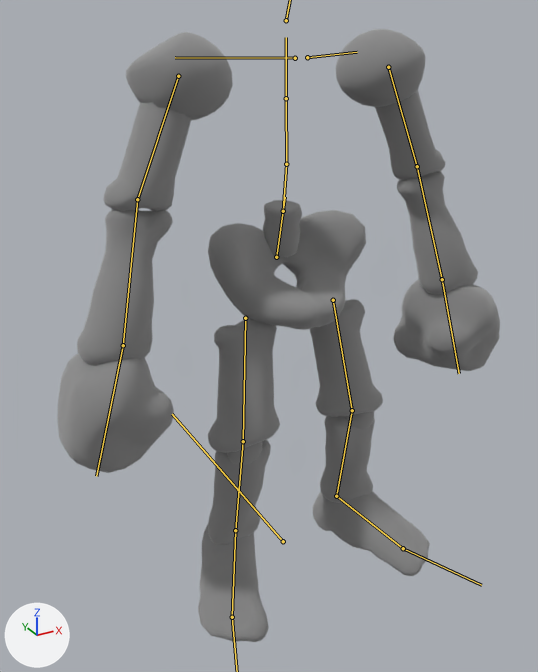
The FBX model Assets/_______PROJECT______/Models/Skeleton/Skull_Chara.fbx as it was, and as the next commit left it.
One viewpoint serves both versions: a 50 mm lens placed at (-0.793, -1.364, 1.281), pointed at (-0.065, -0.04, 0.619). Arrows for +X, +Y and +Z are at lower left; the lights stay in place. The bones that bend it are drawn over the model as lines.

Objects in the first picture: 'Body_LP'.
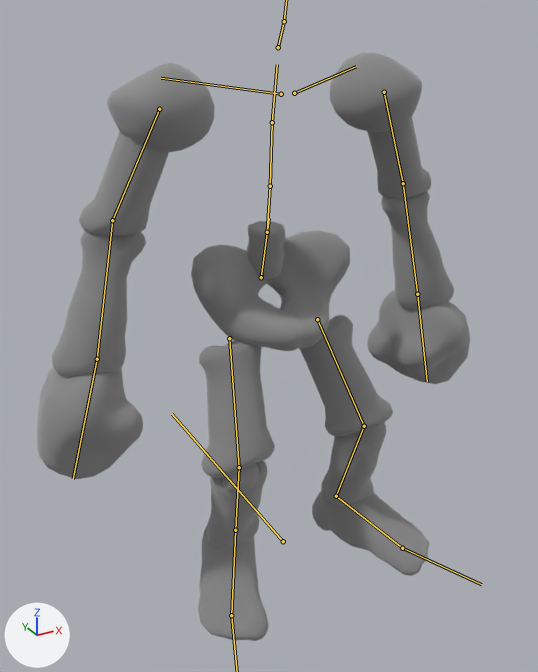
The newer file adds an action. The first version stands in its rest pose; the second is drawn at frame 10 of the action 'rig|Chara_Tpose'.

What differs and where, as boxes [x1, y1, x2, y2] in the pictures (538 x 672 px):
'Body_LP', posed: before [57, 29, 500, 642]; after [37, 53, 470, 641]
bone 'DEF-spine', root to tip: before (276, 257) to (285, 197); after (261, 277) to (269, 218)
bone 'DEF-spine.002', root to tip: before (286, 164) to (286, 98); after (270, 186) to (272, 122)
bone 'DEF-spine.003', root to tip: before (286, 98) to (286, 37); after (272, 122) to (277, 64)
bone 'DEF-forearm.L', root to tip: before (417, 166) to (442, 279); after (403, 183) to (417, 294)
bone 'DEF-forearm.R', root to tip: before (137, 199) to (123, 345); after (112, 220) to (97, 359)
bone 'DEF-thigh.L', root to tip: before (333, 300) to (352, 410); after (317, 319) to (364, 426)
bone 'DEF-shin.L', root to tip: before (352, 410) to (336, 496); after (364, 426) to (336, 496)
bone 'DEF-foot.L', root to tip: before (336, 496) to (403, 548); after (336, 496) to (402, 548)
bone 'DEF-thigh.R', root to tip: before (245, 318) to (243, 441); after (229, 338) to (239, 467)
bone 'DEF-shin.R', root to tip: before (243, 441) to (235, 530); after (239, 467) to (235, 530)
bone 'DEF-foot.R', root to tip: before (235, 530) to (232, 617); after (235, 530) to (231, 615)

What the commit changed:
Bone 'DEF-spine' (bone_def_spine) moves from (0.0, 0.0, 0.0) to (-0.039, -0.041, 0.008).
Bone 'DEF-spine.002' (bone_def_spine_002) turns from (0, 0, 0) to (8, -1, 1) degrees about its own x, y and z.
Bone 'DEF-spine.003' (bone_def_spine_003) turns from (0, 0, 0) to (8, -4, 1) degrees about its own x, y and z.
Bone 'DEF-forearm.L' (bone_def_forearm_l) turns from (0, 0, 0) to (6, 0, 4) degrees about its own x, y and z.
Bone 'DEF-forearm.R' (bone_def_forearm_r) turns from (0, 0, 0) to (7, 7, -9) degrees about its own x, y and z.
Bone 'DEF-thigh.L' (bone_def_thigh_l) turns from (0, 0, 0) to (-14, 0, -4) degrees about its own x, y and z.
Bone 'DEF-thigh.L' (bone_def_thigh_l) is rescaled from (1.0, 1.0, 1.0) to (1.0, 0.99, 1.0).
Bone 'DEF-shin.L' (bone_def_shin_l) turns from (0, 0, 0) to (24, 1, 0) degrees about its own x, y and z.
Bone 'DEF-foot.L' (bone_def_foot_l) turns from (0, 0, 0) to (-9, -5, 4) degrees about its own x, y and z.
Bone 'DEF-thigh.R' (bone_def_thigh_r) turns from (0, 0, 0) to (-12, 0, -4) degrees about its own x, y and z.
Bone 'DEF-thigh.R' (bone_def_thigh_r) is rescaled from (1.0, 1.0, 1.0) to (1.0, 0.99, 1.0).
Bone 'DEF-shin.R' (bone_def_shin_r) turns from (0, 0, 0) to (26, 1, 0) degrees about its own x, y and z.
Bone 'DEF-foot.R' (bone_def_foot_r) turns from (0, 0, 0) to (-15, -1, 0) degrees about its own x, y and z.
Bone 'DEF-foot.R' (bone_def_foot_r) is rescaled from (1.0, 1.0, 1.0) to (1.0, 1.0, 1.01).
